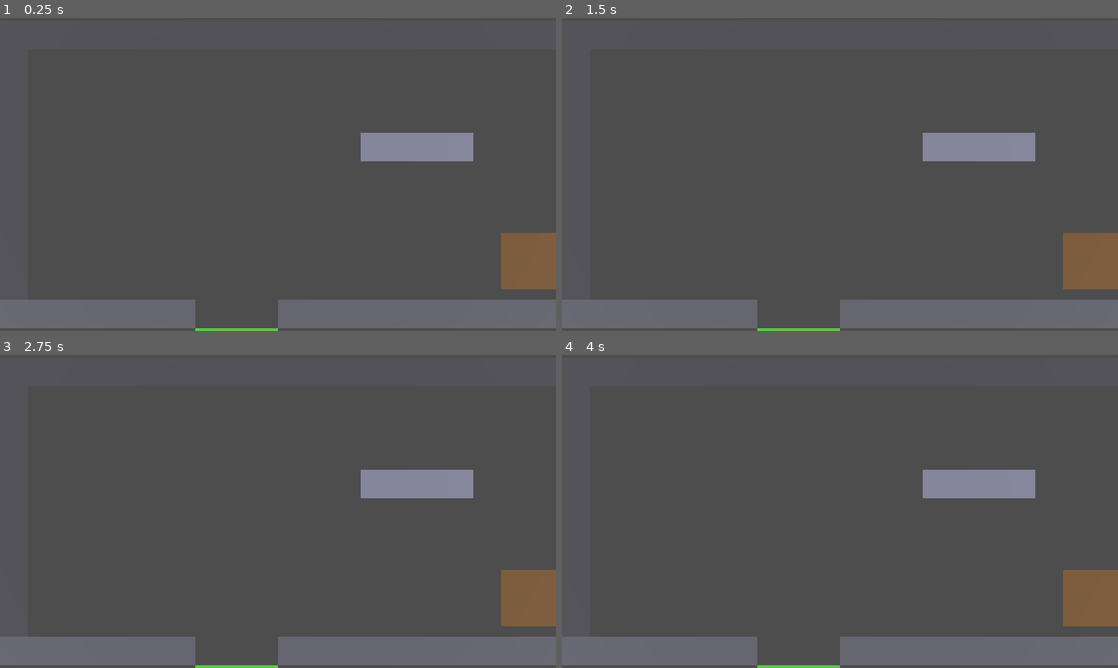
Above: before the commit, frames 1-4 (two rows, left to right).
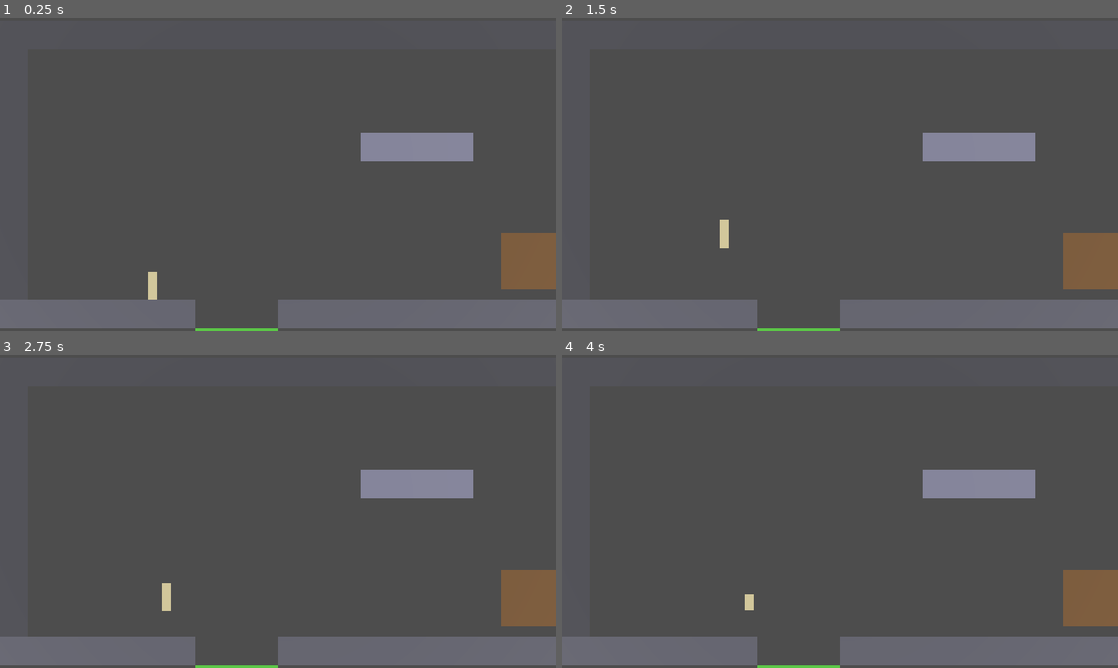
Above: after the commit, the same moments.

Repository: redleaf05812/yx01-prototype
Game: Godot game, scene res://scenes/room_01.tscn
Two runs of this game, one before a commit and one after it. Both use one fixed random seed, a clock stepped at 60 frames per second and the inputs below.
Inputs:
- Up to frame 1 (0.25 s): no input
- Up to frame 2 (1.5 s): tap Enter at 0.5 s; hold D (move_right, bound only after the commit) 0.53-1.28 s; hold C (crouch, bound only after the commit) 0.53-1.28 s; tap Space (jump, bound only after the commit) at 0.77, 1.07 s; tap Z (prone, bound only after the commit) at 0.8, 1.35 s; hold A (move_left, bound only after the commit) from 1.28 s (still down)
- Up to frame 3 (2.75 s): tap Space (jump, bound only after the commit) at 1.52, 1.82, 2.3 s; tap Shift (run, bound only after the commit) at 1.55 s; release A (move_left, bound only after the commit) at 2.03 s; hold D (move_right, bound only after the commit) from 2.03 s (still down); hold Shift (run, bound only after the commit) from 2.03 s (still down)
- Up to frame 4 (4 s): release Shift (run, bound only after the commit) at 2.78 s; tap Space (jump, bound only after the commit) at 2.85, 3.02, 3.32, 3.77 s; tap C (crouch, bound only after the commit) at 3.05 s; release D (move_right, bound only after the commit) at 3.53 s; hold A (move_left, bound only after the commit) from 3.53 s (still down); hold C (crouch, bound only after the commit) from 3.53 s (still down); tap Z (prone, bound only after the commit) at 3.8 s

The runs differ from the first frame. In frame 1, 0.1% of the frame differs, in the area x 26-29%, y 81-90%; in frame 2, 0.1%, in the area x 28-30%, y 64-74%; in frame 3, 0.1%; in frame 4, less than 0.1%.

Commit message:
M1: player controller (walk/run/crouch/crawl/jump/double jump/dash), camera follow, respawn

Diff:
--- a/scenes/room_01.tscn
+++ b/scenes/room_01.tscn
@@ -1,6 +1,8 @@
 [gd_scene format=3]
 
 [ext_resource type="Script" path="res://scripts/room_builder.gd" id="1_room"]
+[ext_resource type="Script" path="res://scripts/player.gd" id="2_player"]
+[ext_resource type="Script" path="res://scripts/camera_follow.gd" id="3_cam"]
 
 [node name="Room01" type="Node3D"]
 script = ExtResource("1_room")
@@ -10,6 +12,11 @@
 projection = 1
 size = 20.25
 current = true
+script = ExtResource("3_cam")
+target_path = NodePath("../Player")
+
+[node name="Player" type="CharacterBody3D" parent="."]
+script = ExtResource("2_player")
 
 [node name="DirectionalLight3D" type="DirectionalLight3D" parent="."]
 transform = Transform3D(1, 0, 0, 0, 0.707, 0.707, 0, -0.707, 0.707, 0, 10, 10)
--- /dev/null
+++ b/scripts/camera_follow.gd
@@ -0,0 +1,13 @@
+extends Camera3D
+
+# 相机沿 X 跟随玩家，但不超出房间边界。Y/Z 保持场景里设定的值。
+@export var target_path: NodePath
+
+func _process(_delta: float) -> void:
+	var target := get_node_or_null(target_path) as Node3D
+	if target == null:
+		return
+	var half_view := Config.H * 20.0 * 0.5   # 视野宽 20H 的一半
+	var room_w := Config.H * 36.0
+	var x := clampf(target.global_position.x, half_view, room_w - half_view)
+	global_position = Vector3(x, global_position.y, global_position.z)
--- /dev/null
+++ b/scripts/player.gd
@@ -0,0 +1,155 @@
+extends CharacterBody3D
+
+# 玩家控制器 (M1)：走 / 跑 / 蹲 / 趴 / 一段跳 / 二段跳 / 冲刺。
+# 原点 = 脚底中心。2.5D：Z 锁定为 0。
+# 假设（文档未给）：身体宽 0.6 m，二段跳 = 与一段跳同速度，空中可保持水平速度。
+
+enum Posture { STAND, CROUCH, PRONE }
+
+@export var spawn_point := Vector3(9.9, 1.8, 0.0)  # '@' 出生点：第 5 列第 9 行，脚站在地面上
+const BODY_WIDTH := 0.6
+
+var _posture := Posture.STAND
+var _col: CollisionShape3D
+var _shape: BoxShape3D
+var _mesh: MeshInstance3D
+var _box: BoxMesh
+var _jumps_left := 2
+var _dash_time_left := 0.0
+var _dash_cd_left := 0.0
+var _dash_dir := 1.0
+var _facing := 1.0
+
+
+func _ready() -> void:
+	_ensure_input()
+	_build_body()
+	global_position = spawn_point
+
+
+func _ensure_input() -> void:
+	_add_action("move_left", [KEY_A, KEY_LEFT])
+	_add_action("move_right", [KEY_D, KEY_RIGHT])
+	_add_action("jump", [KEY_SPACE])
+	_add_action("run", [KEY_SHIFT])
+	_add_action("crouch", [KEY_C])
+	_add_action("prone", [KEY_Z])
+
+
+func _add_action(action: String, keys: Array) -> void:
+	if not InputMap.has_action(action):
+		InputMap.add_action(action)
+	for k in keys:
+		var ev := InputEventKey.new()
+		ev.physical_keycode = k
+		InputMap.action_add_event(action, ev)
+
+
+func _build_body() -> void:
+	_shape = BoxShape3D.new()
+	_col = CollisionShape3D.new()
+	_col.shape = _shape
+	add_child(_col)
+
+	_box = BoxMesh.new()
+	var mat := StandardMaterial3D.new()
+	mat.albedo_color = Color(0.95, 0.9, 0.7)
+	_box.material = mat
+	_mesh = MeshInstance3D.new()
+	_mesh.mesh = _box
+	add_child(_mesh)
+
+	_set_height(Config.stand_height)
+
+
+func _set_height(h: float) -> void:
+	var size := Vector3(BODY_WIDTH, h, Config.H)
+	_shape.size = size
+	_box.size = size
+	_col.position = Vector3(0, h * 0.5, 0)
+	_mesh.position = _col.position
+
+
+func _height_for(p: Posture) -> float:
+	match p:
+		Posture.CROUCH:
+			return Config.crouch_height
+		Posture.PRONE:
+			return Config.crawl_height
+	return Config.stand_height
+
+
+func _speed_for(p: Posture, running: bool) -> float:
+	match p:
+		Posture.CROUCH:
+			return Config.crouch_speed
+		Posture.PRONE:
+			return Config.crawl_speed
+	return Config.run_speed if running else Config.walk_speed
+
+
+# 站起来前要确认头顶有空间（否则卡在 0.4H 通道里）。
+func _update_posture() -> void:
+	var wanted := Posture.STAND
+	if Input.is_action_pressed("prone"):
+		wanted = Posture.PRONE
+	elif Input.is_action_pressed("crouch"):
+		wanted = Posture.CROUCH
+
+	var target_h := _height_for(wanted)
+	var cur_h := _shape.size.y
+	if target_h > cur_h and test_move(global_transform, Vector3(0, target_h - cur_h, 0)):
+		return  # 头顶被挡住，保持当前姿态
+	_posture = wanted
+	_set_height(target_h)
+
+
+func _physics_process(delta: float) -> void:
+	_update_posture()
+
+	_dash_cd_left = maxf(0.0, _dash_cd_left - delta)
+	if is_on_floor():
+		_jumps_left = 2
+
+	var dir := Input.get_axis("move_left", "move_right")
+	if dir != 0.0:
+		_facing = signf(dir)
+	var running := Input.is_action_pressed("run") and _posture == Posture.STAND
+
+	# 点按 Shift 冲刺（只在站立时，有 CD）
+	if Input.is_action_just_pressed("run") and _posture == Posture.STAND and _dash_cd_left <= 0.0:
+		_dash_time_left = Config.dash_time
+		_dash_cd_left = Config.dash_cooldown
+		_dash_dir = dir if dir != 0.0 else _facing
+
+	# 跳跃：一段 1H，空中再按一次为二段（总高 2H）
+	if Input.is_action_just_pressed("jump") and _posture != Posture.PRONE and _jumps_left > 0:
+		velocity.y = Config.jump_velocity
+		_jumps_left -= 1
+
+	# 重力
+	if not is_on_floor():
+		velocity.y -= Config.gravity * delta
+	elif velocity.y < 0.0:
+		velocity.y = 0.0
+
+	# 水平
+	if _dash_time_left > 0.0:
+		_dash_time_left -= delta
+		velocity.x = _dash_dir * Config.dash_speed
+		velocity.y = 0.0
+	elif dir != 0.0:
+		velocity.x = dir * _speed_for(_posture, running)
+	elif is_on_floor():
+		velocity.x = 0.0  # 空中保持惯性
+
+	velocity.z = 0.0
+	move_and_slide()
+	global_position.z = 0.0
+
+
+func respawn() -> void:
+	global_position = spawn_point
+	velocity = Vector3.ZERO
+	_jumps_left = 2
+	_dash_time_left = 0.0
--- a/scripts/room_builder.gd
+++ b/scripts/room_builder.gd
@@ -114,5 +114,5 @@
 
 
 func _on_kill_zone_entered(body: Node3D) -> void:
-	# 占位：先打印，玩家控制器写好后改为回出生点
-	print("fell out of room: ", body.name)
+	if body.has_method("respawn"):
+		body.respawn()
Not shown, added: scripts/room_builder.gd.uid
